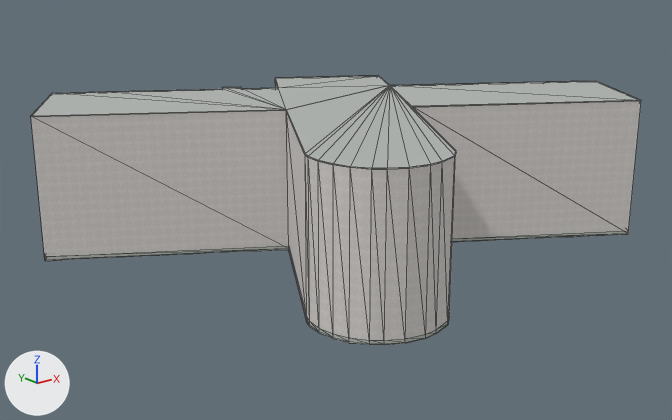
Renders of the Blender file assets/blender/buildings/osm-way-53921697.blend from each side of a commit.
Rendered twice from a camera (50 mm lens) standing at (-58.8, -70.9, 33.5) and looking at (1.9, 4.9, 3.2). The axes (+X, +Y, +Z) are drawn at lower left. The lights are the same throughout. The older version comes first. Mesh edges are drawn as thin lines.

Objects in the first picture: 'reality 53921697 near reality aged pale plaster', 'reality 53921697 near reality concrete plinth', 'reality 53921697 near reality flat weathered roof', 'reality 53921697 near reality pale aluminum sill' and 1 more.
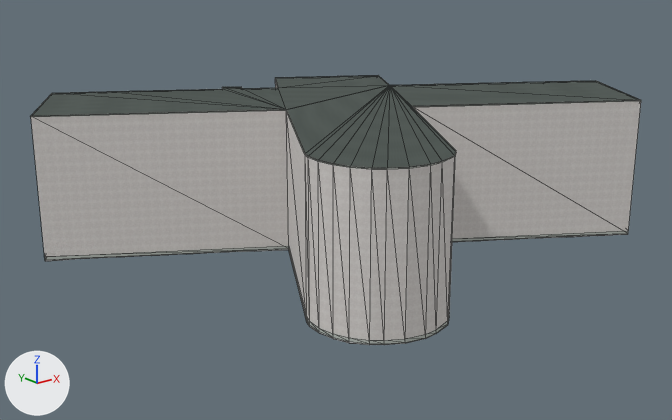
The change, as a list of edits to the scene's bpy script:
```text
Add img_roof_color_png:
    img_roof_color_png = load_image('roof-color.png', '../../../public/models/architecture/textures/roof-color.png', 256, 256, 'sRGB')
Add img_roof_normal_png:
    img_roof_normal_png = load_image('roof-normal.png', '../../../public/models/architecture/textures/roof-normal.png', 256, 256, 'Non-Color')
Change mat_reality_flat_weathered_roof:
    remove # nodes: BsdfPrincipled, OutputMaterial
    remove # colours: grey #b3b7b4
    nodes: BsdfPrincipled, MixRGB, NormalMap, OutputMaterial, TexImage x2
    colours: white #ffffff
    uses the picture img_roof_color_png
    uses the picture img_roof_normal_png
Change me_reality_53921697_near_reality_pale_aluminum_sill:
    used by ob_reality_53921697_near_reality_pale_aluminum_sill; parent = ob_osm_way_53921697; location = (0.0, 0.0, 0.0)
    remove me_reality_53921697_near_reality_pale_aluminum_sill.from_pydata(...)  # 112 vertices, 56 faces; spans x -26.0..34.8, y -19.9..29.0, z 14.9..15.0
    add me_reality_53921697_near_reality_pale_aluminum_sill.from_pydata(...)  # 224 vertices, 112 faces; spans x -26.0..34.8, y -19.9..29.0, z 14.9..15.0
    me_reality_53921697_near_reality_pale_aluminum_sill part 1: 112 vertices added at x -26.0..34.8, y -19.9..29.0, z 15.0
```

Location of each change, [x1, y1, x2, y2] in pixels of the pictures (672 x 420 px):
'reality 53921697 near reality flat weathered roof', surface changed (darker): [31, 76, 639, 168] in both
part 1 of me_reality_53921697_near_reality_pale_aluminum_sill, added: after [30, 75, 641, 170]
